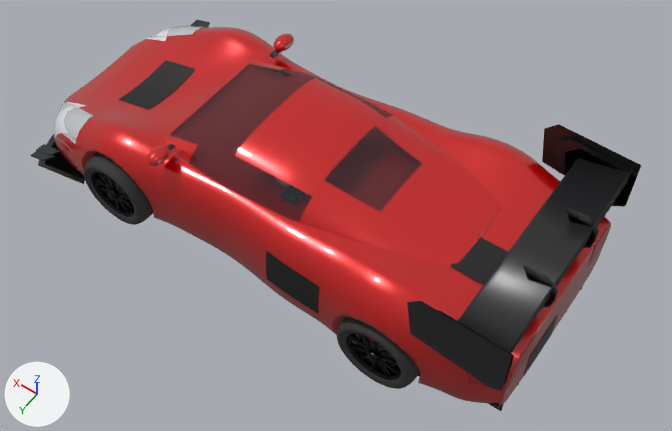
The Blender file modules/graphics/cars_blend/ferrari_296_gt3.blend: old version first, new version second.
Camera for both pictures: a 50 mm camera at (-2.92, 3.95, 6.44) aimed at (-0.17, 0.11, 0.4). Arrows for +X, +Y and +Z are at lower left; the lights stay in place. The first picture is the older version.

The scene before the commit, as lines of its bpy script (objects in view):
```python
ob_body = bpy.data.objects.new('body', me_body_004)
ob_body.location = (0.0, 0.0, 0.0)
ob_bumper_rear = bpy.data.objects.new('bumper_rear', me_body_003)
ob_bumper_rear.location = (0.0, 0.0, 0.0)
ob_wing_rear = bpy.data.objects.new('wing_rear', me_wing_rear)
ob_wing_rear.location = (0.0, 0.0, 0.0)
ob_wing_rear_up2 = bpy.data.objects.new('wing_rear_up2', me_wing_rear_up2)
ob_wing_rear_up2.location = (0.0, 0.0, 0.0)
ob_wing_rear_up3 = bpy.data.objects.new('wing_rear_up3', me_wing_rear_up3)
ob_wing_rear_up3.location = (0.0, 0.0, 0.0)
# also in view: 'wheel_fl_spin' at (1.52, 0.85, 0.34); 'splitter_up' at (2.36, 0.0, 0.08); 'wheel_rl_spin' at (-1.14, 0.85, 0.34); 'bumper_front' at (2.29, 0.0, 0.4); 'cabin' at (-0.08, 0.0, 0.95)
```
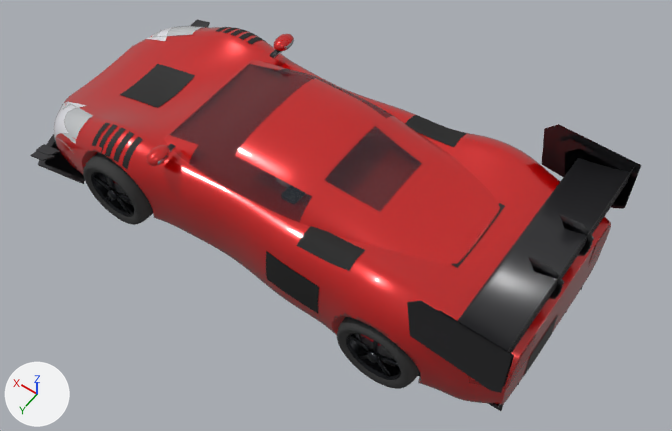
What differs and where, as boxes [x1, y1, x2, y2] in the pictures (672 x 431 px; the box of a moved part takes in the faces that stretch with it):
'wing_rear_up3', reshaped: before [407, 124, 641, 391]; after [407, 124, 641, 393]
'wing_rear_up2', reshaped: before [439, 139, 637, 385]; after [439, 139, 637, 387]
part 1 of me_body_004, reshaped: before [122, 61, 195, 109]; after [92, 27, 265, 169]
part 2 of me_body_004, built on: before [450, 237, 508, 285]; after [297, 115, 505, 271]
part 3 of me_wing_rear, moved or reshaped: before [569, 220, 596, 248]; after [565, 228, 591, 256]
part 4 of me_wing_rear, moved or reshaped: before [528, 279, 556, 307]; after [534, 271, 562, 299]
part 5 of me_wing_rear_up2, moved or reshaped: before [567, 214, 598, 246]; after [562, 222, 593, 254]
part 6 of me_wing_rear_up2, moved or reshaped: before [525, 272, 557, 305]; after [531, 264, 563, 297]
part 7 of me_wing_rear_up3, moved or reshaped: before [565, 207, 599, 243]; after [559, 214, 594, 252]
part 8 of me_wing_rear_up3, moved or reshaped: before [523, 265, 559, 303]; after [529, 257, 564, 295]

Diff of the bpy script that builds the scene:
```diff
--- a/modules/graphics/cars_blend/ferrari_296_gt3.blend.py
+++ b/modules/graphics/cars_blend/ferrari_296_gt3.blend.py
@@ me_body_004 @@
-me_body_004.from_pydata(...)  # 10655 vertices, 10144 faces; spans x -1.64..1.98, y -1.0..1.0, z 0.08..1.05
+me_body_004.from_pydata(...)  # 13703 vertices, 12704 faces; spans x -1.64..1.98, y -1.0..1.0, z 0.08..1.05
+# me_body_004 part 1: 146 vertices removed from x 1.65..1.98, y -0.31..0.31, z 0.61..0.72; 1781 vertices added at x 1.32..1.98, y -0.92..0.92, z 0.61..0.9
+# me_body_004 part 2: 17 vertices moved from x -1.48..-1.36, y 0.0..0.23, z 0.93..0.94 to x -1.41..-1.36, y -0.26..0.26, z 0.93..0.95; 105 vertices removed from x -1.64..-1.36, y 0.0..0.37, z 0.93..0.96; 1347 vertices added at x -1.41..-0.32, y -0.82..0.82, z 0.89..1.0
+# other edits to the shape of me_body_004 do not show in these pictures
 me_body_004.materials.append(mat_paint)
@@ me_wing_rear @@
-me_wing_rear.from_pydata(...)  # 104 vertices, 53 faces; spans x -2.13..-1.57, y -0.93..0.93, z 0.86..1.25
+me_wing_rear.from_pydata(...)  # 104 vertices, 53 faces; spans x -2.13..-1.57, y -0.93..0.93, z 0.84..1.25
+# me_wing_rear part 3: the loose piece of 16 vertices spanning x -2.13..-1.78, y -0.32..-0.3, z 0.91..1.23 is moved by (0.0, 0.08, 0.0)
+# me_wing_rear part 4: the loose piece of 16 vertices spanning x -2.13..-1.78, y 0.3..0.32, z 0.91..1.23 is moved by (0.0, -0.08, 0.0)
+# other edits to the shape of me_wing_rear do not show in these pictures
 me_wing_rear.materials.append(mat_carbon)
@@ me_wing_rear_up2 @@
-me_wing_rear_up2.from_pydata(...)  # 104 vertices, 53 faces; spans x -2.13..-1.49, y -0.93..0.93, z 0.83..1.3
+me_wing_rear_up2.from_pydata(...)  # 104 vertices, 53 faces; spans x -2.13..-1.49, y -0.93..0.93, z 0.81..1.3
+# me_wing_rear_up2 part 5: the loose piece of 16 vertices spanning x -2.13..-1.73, y -0.32..-0.3, z 0.92..1.28 is moved by (0.0, 0.08, 0.0)
+# me_wing_rear_up2 part 6: the loose piece of 16 vertices spanning x -2.13..-1.73, y 0.3..0.32, z 0.92..1.28 is moved by (0.0, -0.08, 0.0)
+# other edits to the shape of me_wing_rear_up2 do not show in these pictures
 me_wing_rear_up2.materials.append(mat_carbon)
@@ me_wing_rear_up3 @@
-me_wing_rear_up3.from_pydata(...)  # 104 vertices, 53 faces; spans x -2.13..-1.36, y -0.96..0.96, z 0.81..1.35
+me_wing_rear_up3.from_pydata(...)  # 104 vertices, 53 faces; spans x -2.13..-1.36, y -0.96..0.96, z 0.78..1.35
+# me_wing_rear_up3 part 7: the loose piece of 16 vertices spanning x -2.13..-1.68, y -0.32..-0.3, z 0.92..1.33 is moved by (0.0, 0.08, 0.0)
+# me_wing_rear_up3 part 8: the loose piece of 16 vertices spanning x -2.13..-1.68, y 0.3..0.32, z 0.92..1.33 is moved by (0.0, -0.08, 0.0)
+# other edits to the shape of me_wing_rear_up3 do not show in these pictures
 me_wing_rear_up3.materials.append(mat_carbon)
```
